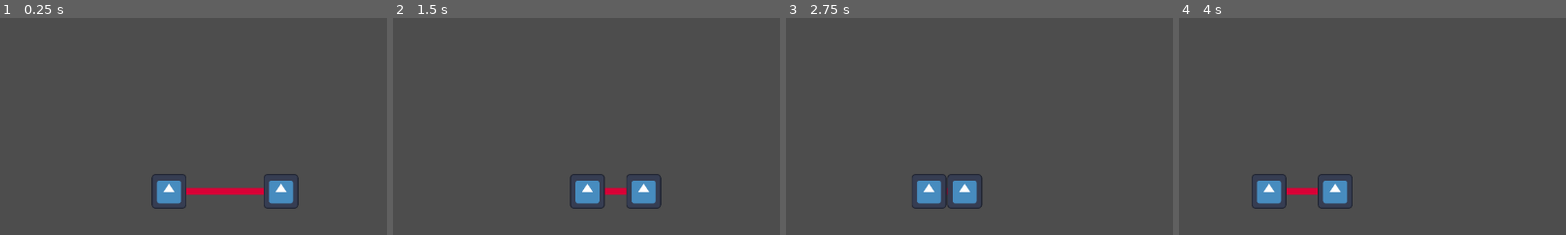
Above: before the commit, frames 1-4 (left to right).
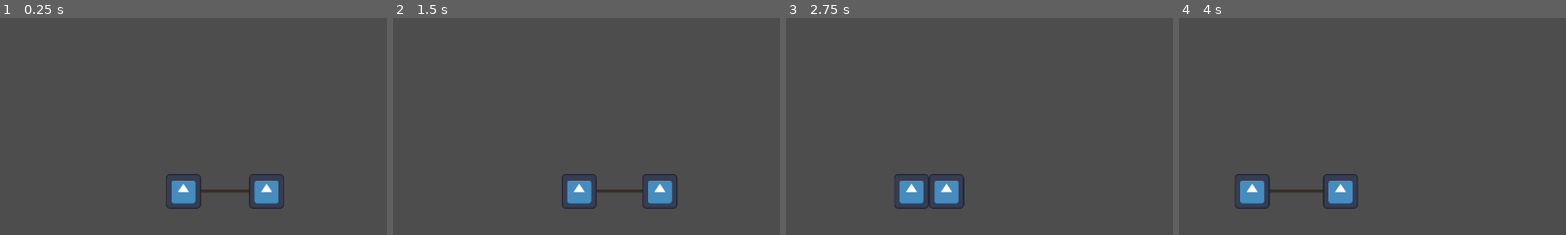
Above: after the commit, the same moments.

Repository: barndles/trampoline
Game: Godot game, scene res://Scenes/main_level.tscn
The game is run twice, just before and just after one commit, with the same random seed, the same clock (stepped at 60 frames per second) and the same inputs. Before the commit the project has no main scene; this scene is started directly in both runs. The engine's default icon, where the game draws it, is replaced by a stand-in: a white triangle on a blue panel in a dark square.
Inputs:
- Up to frame 1 (0.25 s): no input
- Up to frame 2 (1.5 s): hold D (p1_right) 0.53-1.28 s; tap Left (p2_left) at 0.6 s; tap Enter at 1.25 s; hold A (p1_left) from 1.28 s (still down); tap Right (p2_right) at 1.35 s
- Up to frame 3 (2.75 s): release A (p1_left) at 2.03 s; hold D (p1_right) from 2.03 s (still down); tap Left (p2_left) at 2.1 s
- Up to frame 4 (4 s): tap Space at 2.75 s; tap Right (p2_right) at 2.85 s; tap Enter at 3.5 s; release D (p1_right) at 3.53 s; hold A (p1_left) from 3.53 s (still down); tap Left (p2_left) at 3.6 s
The pictures show only the part of the screen within x 0-50%, y 50-100%; the shares and areas given below are measured in that part.

The runs differ from the first frame. In frame 1, 2.8% of the frame differs, in the area x 39-78%, y 71-88%; in frame 2, 2.2%; in frame 3, 2.0%; in frame 4, 2.1%.

Commit message:
trampoline works better

Diff:
--- a/Scenes/main_level.tscn
+++ b/Scenes/main_level.tscn
@@ -1,8 +1,21 @@
-[gd_scene load_steps=2 format=3 uid="uid://cdd4crv7gyydl"]
+[gd_scene load_steps=3 format=3 uid="uid://cdd4crv7gyydl"]
 
 [ext_resource type="PackedScene" uid="uid://c4wayj2esb4on" path="res://Scenes/player1.tscn" id="1_3kmge"]
+
+[sub_resource type="RectangleShape2D" id="RectangleShape2D_dc8k6"]
+size = Vector2(219.5, 666)
 
 [node name="Main_Level" type="Node2D"]
 
 [node name="Player" parent="." instance=ExtResource("1_3kmge")]
 position = Vector2(198, 583)
+
+[node name="Area2D" type="StaticBody2D" parent="."]
+
+[node name="CollisionShape2D" type="CollisionShape2D" parent="Area2D"]
+position = Vector2(-27, 323)
+shape = SubResource("RectangleShape2D_dc8k6")
+
+[node name="CollisionShape2D2" type="CollisionShape2D" parent="Area2D"]
+position = Vector2(919, 324)
+shape = SubResource("RectangleShape2D_dc8k6")
--- a/Scenes/player1.tscn
+++ b/Scenes/player1.tscn
@@ -12,7 +12,8 @@
 
 [node name="blanket" type="Line2D" parent="."]
 points = PackedVector2Array(0, 0, 0, 0)
-default_color = Color(0.85098, 0, 0.211765, 1)
+width = 5.0
+default_color = Color(0.207843, 0.184314, 0.160784, 1)
 script = ExtResource("2_5x5hb")
 
 [node name="player1" type="CharacterBody2D" parent="."]
--- a/Scripts/playerController.gd
+++ b/Scripts/playerController.gd
@@ -6,8 +6,8 @@
 var p1v = Vector2()
 var p2v = Vector2()
 
-var p1speed = 1.5
-var p2speed = 1.5
+var p1speed = 2
+var p2speed = 2
 
 var friction = 0.8
 var distance
@@ -24,7 +24,8 @@
 	pass
 
 func _physics_process(delta):
-	distance = abs(player2.position.x - player1.position.x) * 0.005
+	distance = abs(player2.position.x - player1.position.x)* 0.0075
+	if distance < 1: distance = 0
 	#player1
 	p1v += Vector2(Input.get_axis("p1_left", "p1_right") * p1speed, 0)
 	p1v += Vector2(distance, 0)
--- a/project.godot
+++ b/project.godot
@@ -11,6 +11,7 @@
 [application]
 
 config/name="Trampoline"
+run/main_scene="res://Scenes/main_level.tscn"
 config/features=PackedStringArray("4.2", "Forward Plus")
 config/icon="res://Sprites/icon.svg"
 
